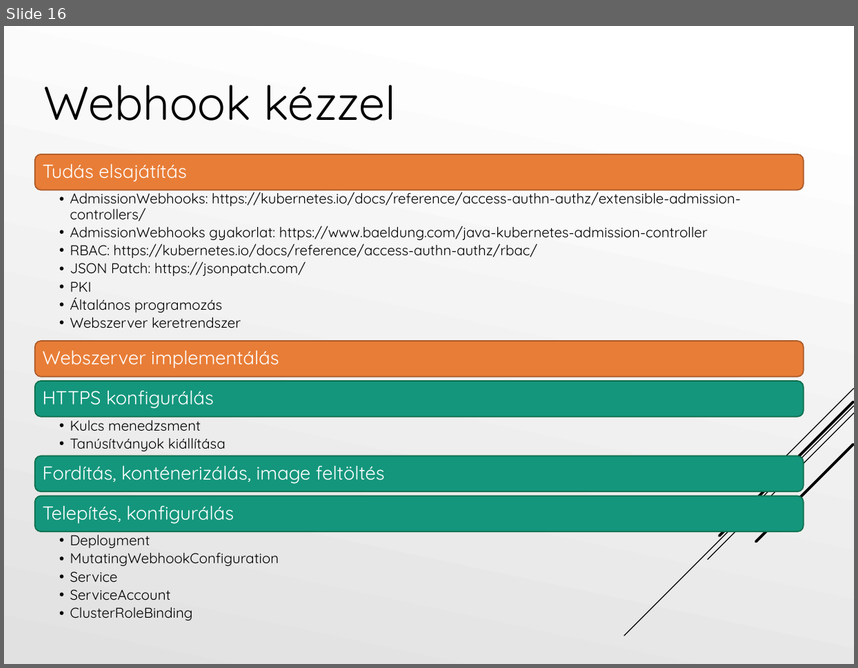
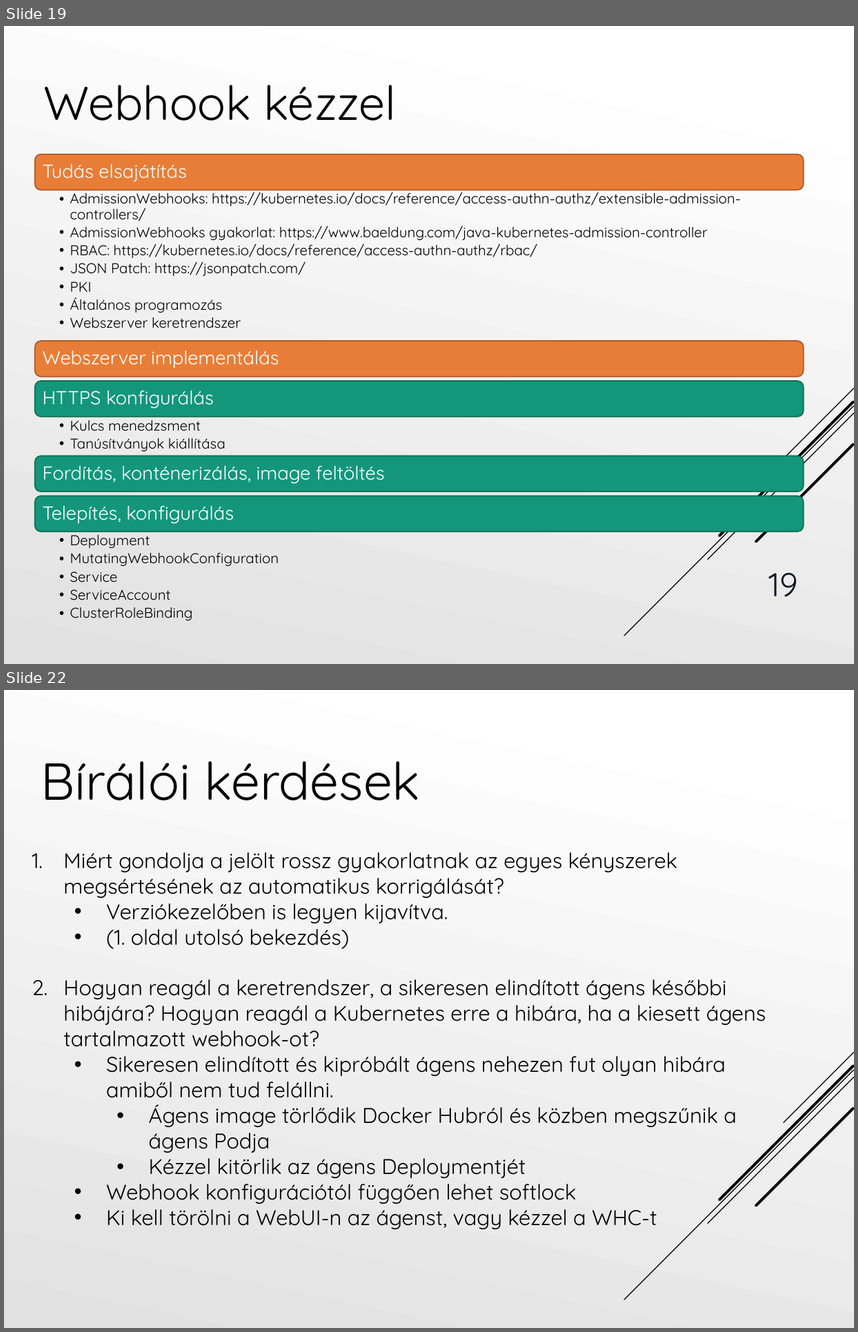
Before and after one commit to Tiegris/KonstrainR, a slide deck: ppt/prezi.pptx. Shown one above the other, each under a label of ours: slide 16 before the commit, slides 19 and 22 after it; the slides between them are not shown. The pictures are 858x668 and 858x1332 pixels, drawn with LibreOffice and Linux fonts; fonts in the diff are those of the drawing. Boxes give left, top, right and bottom in pixels: in the first picture for what was removed or moved away, otherwise in the second. Text is boxed around its words. In the diff, an @@ line names an element or a change of style, - is before the commit and + after.

```diff
--- a/ppt/prezi.pptx
+++ b/ppt/prezi.pptx
@@ slide 22 added at (4,690,854,1328), background gradient #FFFFFF to #E1E1E1; not listed: 5 template elements that a slide beside it also shows @@
@@ title added at (41,761,420,800), 44 pt, text #000000 @@
+Bírálói kérdések
@@ text added at (63,852,766,1229), 18 pt, text #000000 @@
+1. Miért gondolja a jelölt rossz gyakorlatnak az egyes kényszerek megsértésének az automatikus korrigálását?
+  • Verziókezelőben is legyen kijavítva.
+  • (1. oldal utolsó bekezdés)
+2. Hogyan reagál a keretrendszer, a sikeresen elindított ágens későbbi hibájára? Hogyan reagál a Kubernetes erre a hibára, ha a kiesett ágens tartalmazott webhook-ot?
+  • Sikeresen elindított és kipróbált ágens nehezen fut olyan hibára amiből nem tud felállni.
+    • Ágens image törlődik Docker Hubról és közben megszűnik a ágens Podja
+    • Kézzel kitörlik az ágens Deploymentjét
+  • Webhook konfigurációtól függően lehet softlock
+  • Ki kell törölni a WebUI-n az ágenst, vagy kézzel a WHC-t
@@ what was slide 16 is now slide 19 @@
@@ slide 19 changed as well @@
@@ page number added at (769,572,797,597), 28 pt, text #0D1B25 @@
+19
```
Also in this commit, not shown: 15 other slides changed, 5 other slides added, 2 slides removed.
